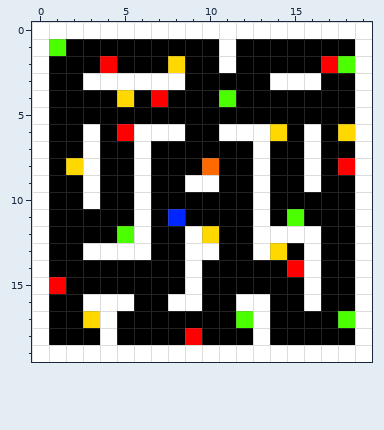
Pixel-art sprite -- valorin/bin/map.png. Above: the version before the commit.
The file is 20x20 pixels.
Now the later version:
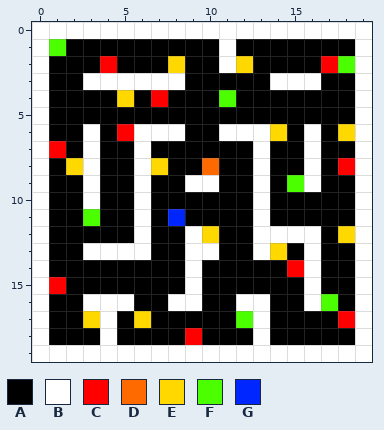
Palette (. is transparent): A #000000  B #ffffff  C #ff0000  D #ff6a00  E #ffd800  F #4cff00  G #0026ff
Changes in this commit:
{"y":2,"x":12,"old":"A","new":"E"}
{"y":7,"x":1,"old":"A","new":"C"}
{"y":8,"x":7,"old":"A","new":"E"}
{"y":9,"x":15,"old":"A","new":"F"}
{"y":11,"x":3,"old":"A","new":"F"}
{"y":11,"x":15,"old":"F","new":"A"}
{"y":12,"x":5,"old":"F","new":"A"}
{"y":12,"x":18,"old":"A","new":"E"}
{"y":16,"x":17,"old":"A","new":"F"}
{"y":17,"x":6,"old":"A","new":"E"}
{"y":17,"x":18,"old":"F","new":"C"}
{"label":"changed","picture_box":[236,56,253,73]}
{"label":"changed","picture_box":[49,141,168,328]}
{"label":"changed","picture_box":[287,175,355,328]}
